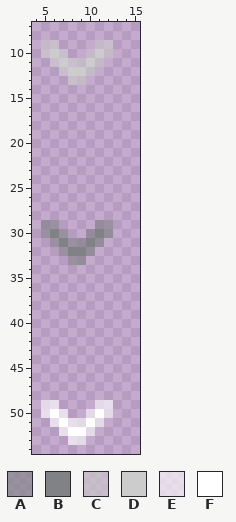
A pixel-art sprite gets an edit: images/context-menu-marker.png. Above: the version before the commit.
The file is 18x60 pixels. Shown: x 4..15, y 7..54.
Palette (. is transparent): A #8082859f  B #808285  C #cccccc9f  D #cccccc  E #ffffff9f  F #ffffff
Pixels before, first column x 5:
 9 CC....CC
10 CDC..CDC
11 .CDCCDC.
12 ..CDDC..
13 ...CC...
14 ........
15 ........
16 ........
17 ........
18 ........
19 ........
20 ........
21 ........
22 ........
23 ........
24 ........
25 ........
26 ........
27 ........
28 ........
29 AA....AA
30 ABA..ABA
31 .ABAABA.
32 ..ABBA..
33 ...AA...
34 ........
35 ........
36 ........
37 ........
38 ........
39 ........
40 ........
41 ........
42 ........
43 ........
44 ........
45 ........
46 ........
47 ........
48 ........
49 EE....EE
50 EFE..EFE
51 .EFEEFE.
52 ..EFFE..
53 ...EE...
The same view after the edit:
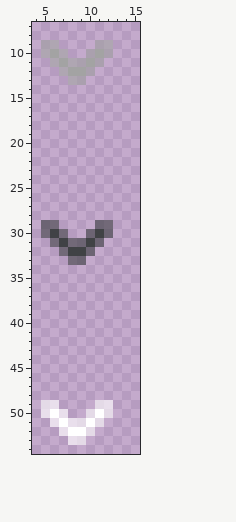
The edit:
colour A: #8082859f -> #4042459f
colour B: #808285 -> #404245
colour C: #cccccc9f -> #a3a3a39f
colour D: #cccccc -> #a3a3a3
